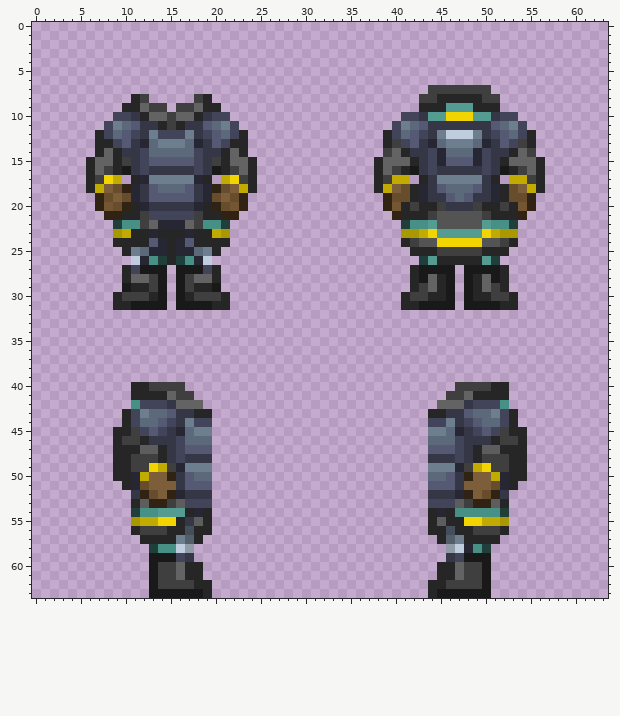
Pixel-art sprite -- Resources/Textures/Clothing/OuterClothing/Armor/atmosian_armor.rsi/equipped-OUTERCLOTHING.png. The first picture shows the starting point.
The file is 64x64 pixels. Colours within 5 levels of each other are drawn and written as one.
After the commit:
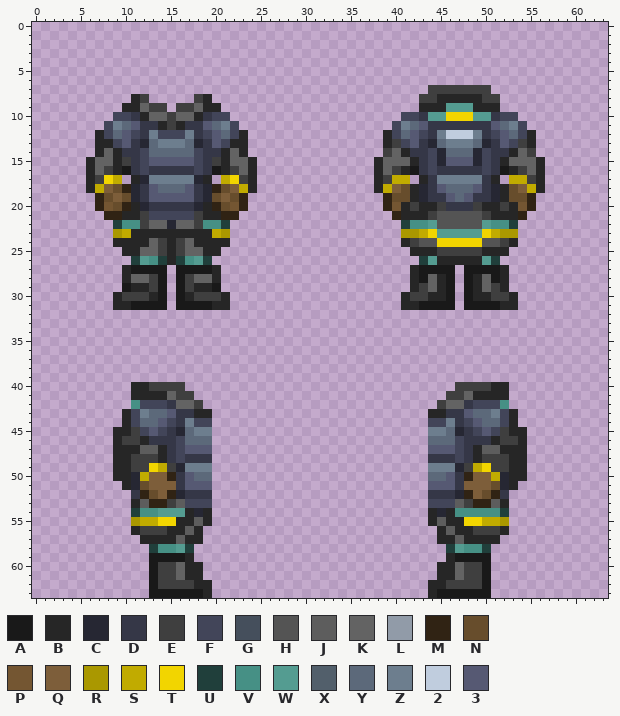
Palette (. is transparent): A #191919  B #262626  C #262733  D #353747  E #3f3f3f  F #424559  G #454f5c  H #545454  J #5d5d5d  K #636363  L #919ba8  M #302314  N #674d2c  P #745632  Q #7d5e3a  R #aa9800  S #c1ab00  T #f2d500  U #203f3b  V #469085  W #549c91  X #525f6b  Y #5c697a  Z #6d7e8e  2 #c0cdde  3 #565973
The exact change:
Changed rows in their new state; - is an unchanged pixel.
first column x 11:
22 ---K-K---
23 --B---B--
24 --KE-EK--
25 BKKE-EKKB
26 UW-----WU
27 A-------A
first column x 18:
42 E--------------------------E
first column x 16:
55 -B-------------------------------
56 -J-.------------------------.-J--
57 JB----------------------------BJ-
58 WU----------------------------UWV
59 AB----------------------------BA-
Changed places in both pictures, as pixel boxes (x1, y1, x2, y2):
changed: (131, 220, 212, 274)
changed: (194, 400, 203, 409)
changed: (437, 400, 446, 409)
changed: (176, 517, 212, 562)
changed: (428, 526, 473, 562)
